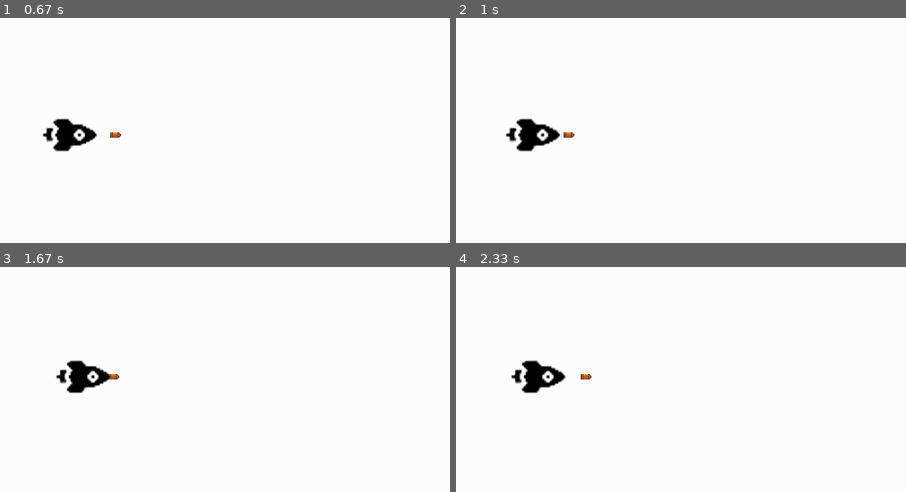
Above: before the commit, frames 1-4 (two rows, left to right).
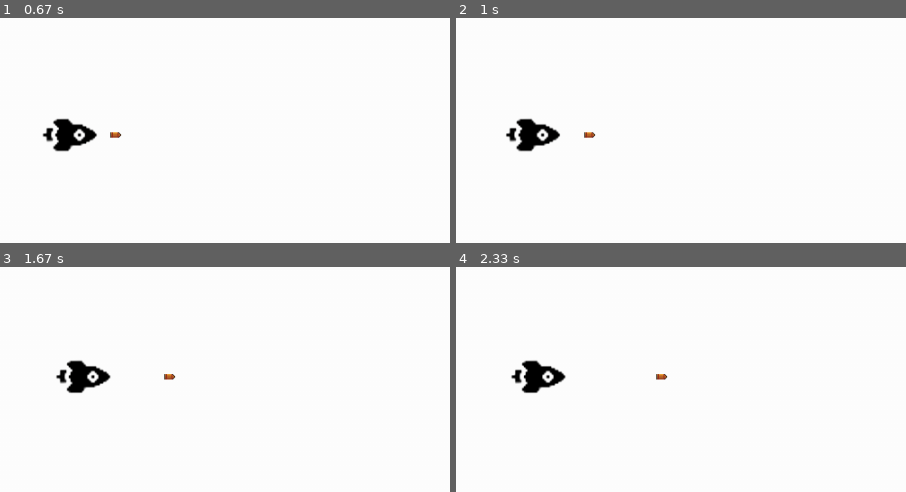
Above: after the commit, the same moments.

Repository: Rmdru/HR-pygame
Game: pygame game, started from main.py
The game is run twice, just before and just after one commit, with the same random seed, the same clock (stepped at 60 frames per second) and the same inputs.
Inputs:
- Up to frame 1 (0.67 s): tap Space at 0.33 s
- Up to frame 2 (1 s): hold D from 0.67 s (still down); tap Space at 0.73 s
- Up to frame 3 (1.67 s): tap Space at 1.03, 1.23, 1.57 s; release D at 1.13 s; hold W 1.17-1.47 s; hold D from 1.5 s (still down)
- Up to frame 4 (2.33 s): tap Space at 1.87, 2.07 s; release D at 1.97 s; hold A from 2 s (still down)
The pictures show only the part of the screen within x 5-55%, y 24-74%; the shares and areas given below are measured in that part.

Frame 1 is identical in both runs. In frame 2, 0.1% of the frame differs, in the area x 23-31%, y 50-54%; in frame 3, 0.1%; in frame 4, 0.1%, in the area x 27-48%, y 47-51%.

Commit message:
kogel reset alleen als ie het scherm uit is - nog steeds gekoppeld aan playerY

Diff:
--- a/main.py
+++ b/main.py
@@ -79,7 +79,7 @@
                 print("Key s is pressed")
 
             ## Shooting
-            if event.key == pygame.K_SPACE:
+            if event.key == pygame.K_SPACE and bullet_state == "ready":
                 bulletX = playerX + 32
                 fire_bullet(playerX, playerY)
                 print("Key space is pressed")
